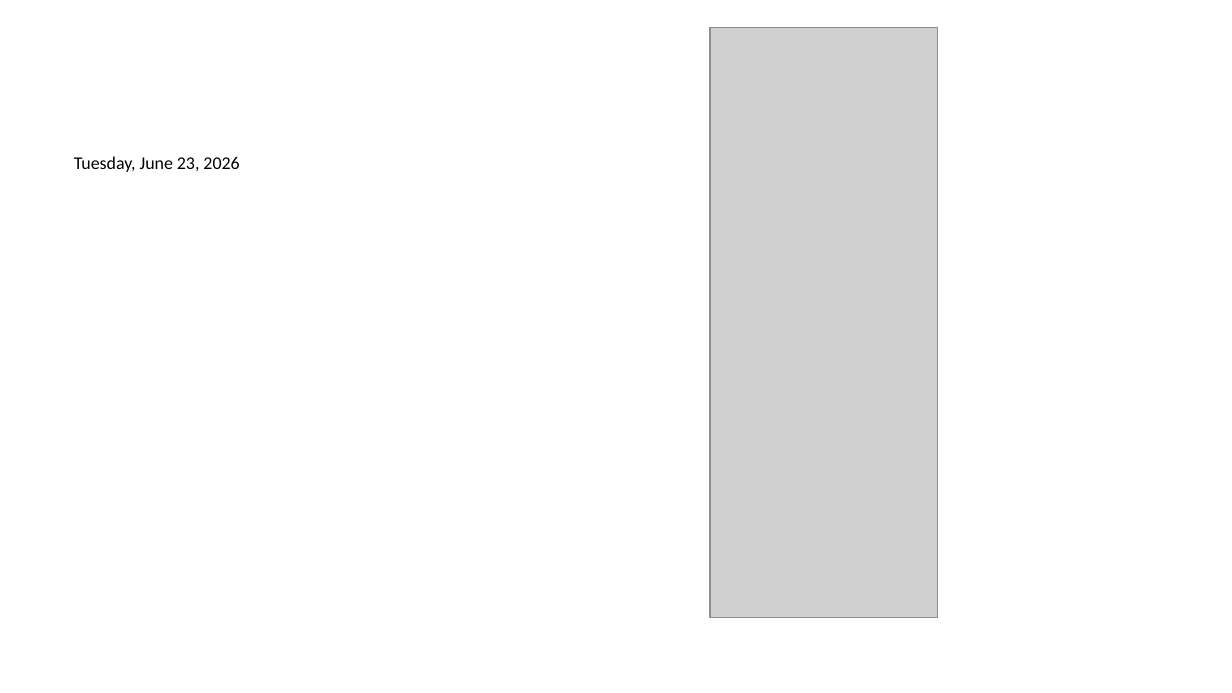
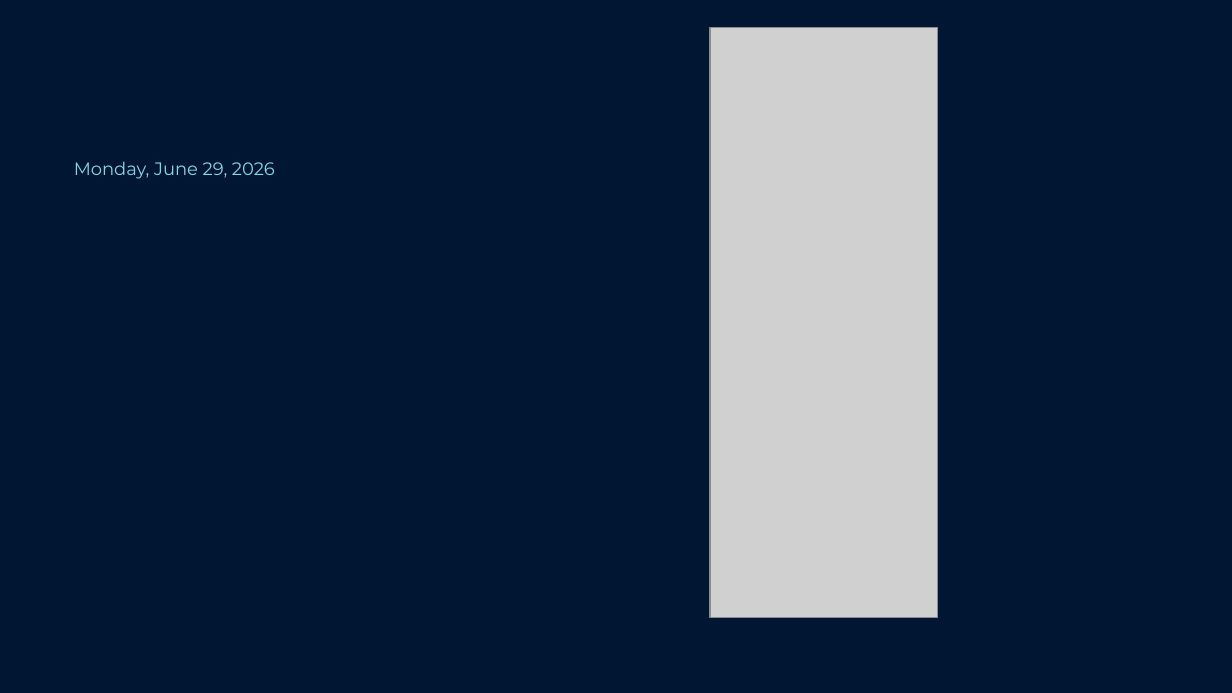
Before and after one commit to warith-harchaoui/md2star, a slide deck: slide 2 of assets/pptx/example.pptx. Drawn at 1232x693 pixels with LibreOffice and Linux fonts; fonts in the diff are those of the drawing; grey boxes stand for pictures. Boxes give left, top, right and bottom in pixels: in the first picture for what was removed or moved away, otherwise in the second. Text is boxed around its words. In the diff, an @@ line names an element or a change of style, - is before the commit and + after.

```diff
--- a/assets/pptx/example.pptx
+++ b/assets/pptx/example.pptx
@@ background #FFFFFF to #001633 @@
@@ text at box(74, 161, 275, 179): text changed; font Calibri to Montserrat; text colour #000000 to #85D5E6 @@
-Tuesday, June 23, 2026
+Monday, June 29, 2026
```
Also in this commit, not shown: 27 other slides changed, 6 other files.
